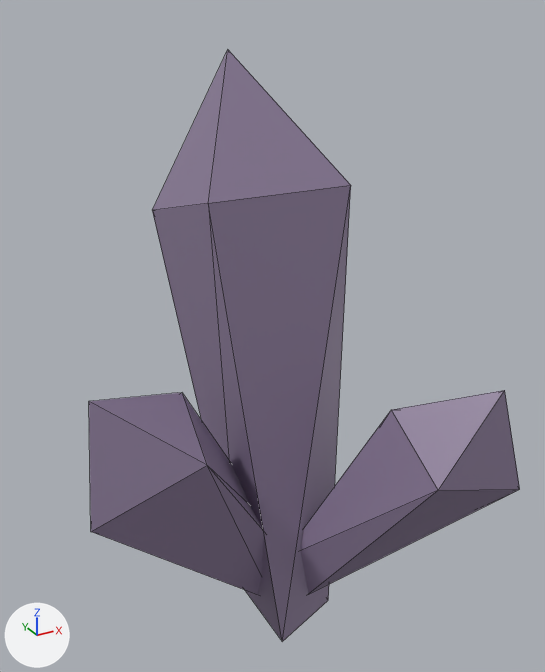
Two versions of the FBX model Assets/Data/Models/FBX/Game World/Assets/crystal/new/crystal_1 (1).fbx, one commit apart.
Both versions are drawn from a camera (50 mm lens) standing at (-0.073, -0.2404, 0.1103) and looking at (-0.008, -0.1223, 0.0512). Arrows for +X, +Y and +Z are at lower left; the lights stay in place. Mesh edges are drawn as thin lines. Where no turn or scale is listed for an object, it has been applied to the vertices.

Before the edit, the objects in view are built like this:
```python
me_mesh = bpy.data.meshes.new('Mesh')
me_mesh.from_pydata(...)  # 27 vertices, 42 faces; spans x -0.033..0.033, y -0.0346..0.0346, z -0.0537..0.0537
me_mesh.materials.append(mat_lambert14)  # purple #8a7a97
ob_polysurface322 = bpy.data.objects.new('polySurface322', me_mesh)
ob_polysurface322.location = (-0.0181, -0.1326, 0.049)
```
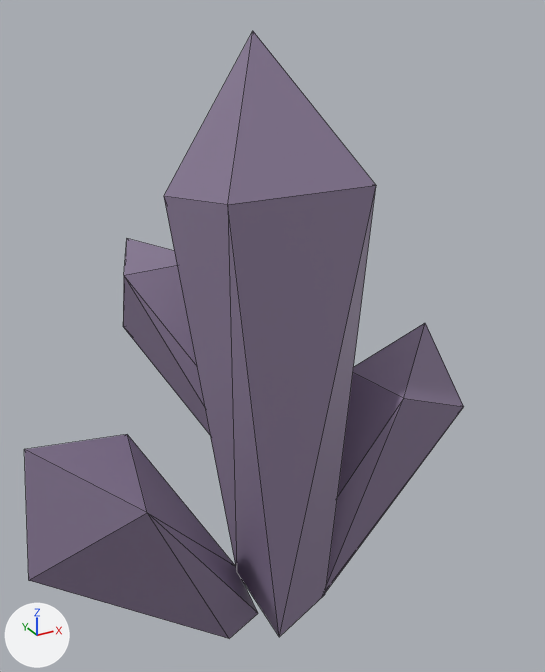
What changed in the scene script:
```text
Change me_mesh:
    where me_mesh.from_pydata(...)  # 27 vertices, 42 faces; spans x -0.033..0.033, y -0.0346..0.0346, z -0.0537..0.0537
    used by ob_polysurface322; location = (-0.0181, -0.1326, 0.049)
    me_mesh part 1: the loose piece of 9 vertices spanning x 0.0056..0.033, y -0.0346..0.0011, z -0.0492..0.0053 is multiplied about its middle by the matrix ((0.965, -0.26, 0.045), (0.21, 0.86, 0.466), (-0.16, -0.44, 0.884)), then moved by (0.008, -0.0034, -0.0062)
    me_mesh part 2: the loose piece of 9 vertices spanning x -0.0041..0.0247, y -0.0103..0.0346, z -0.0537..0.0537 is turned 6 degrees about the x axis through its middle, then moved by (-0.0022, -0.0284, 0.0033)
    me_mesh part 3: the loose piece of 9 vertices spanning x -0.033..0.012, y -0.013..0.0108, z -0.0537..0.0051 is multiplied about its middle by the matrix ((0.889, -0.337, 0.309), (-0.153, 0.418, 0.895), (-0.431, -0.844, 0.321)), then moved by (0.0141, 0.0094, 0.0159)
    me_mesh part 4: the loose piece of 9 vertices spanning x -0.033..0.012, y -0.013..0.0108, z -0.0537..0.0051 is copied, and the copy is moved by (-0.0126, -0.0235, -0.0046); it spans x -0.0456..-0.0006, y -0.0365..-0.0127, z -0.0583..0.0005
Change ob_polysurface322:
    ob_polysurface322.location: (-0.0181, -0.1326, 0.049) -> (-0.0159, -0.1086, 0.0478)
```

Changed parts and their boxes [x1, y1, x2, y2] in the pictures (545 x 672 px; the box of a moved part takes in the faces that stretch with it):
'polySurface322', reshaped, moved
    before: [89, 50, 520, 642]
    after: [24, 31, 464, 638]
part 1 of me_mesh, moved or reshaped
    before: [300, 390, 520, 594]
    after: [326, 323, 464, 591]
part 2 of me_mesh, moved or reshaped
    before: [152, 50, 351, 642]
    after: [164, 31, 376, 637]
part 3 of me_mesh, moved or reshaped
    before: [89, 393, 265, 595]
    after: [123, 238, 210, 435]
part 4 of me_mesh, added (purple)
    after: [24, 434, 258, 638]
